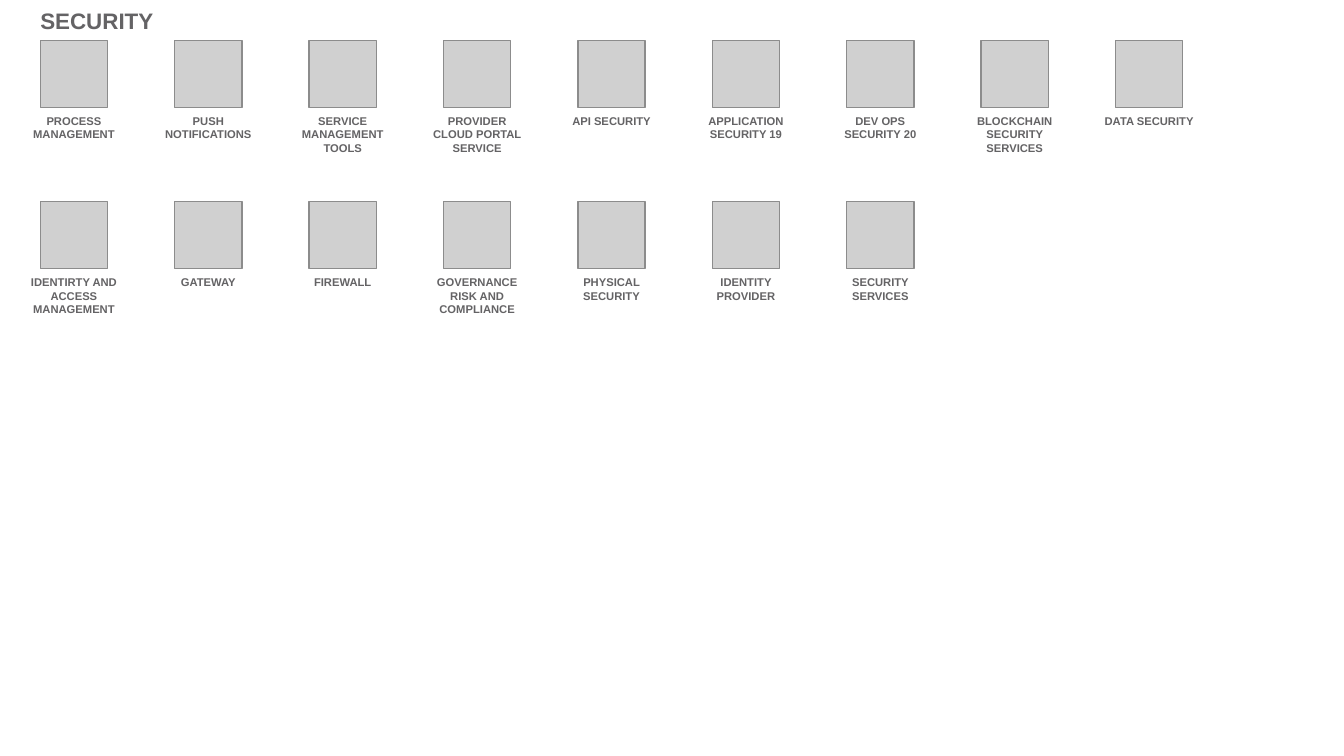
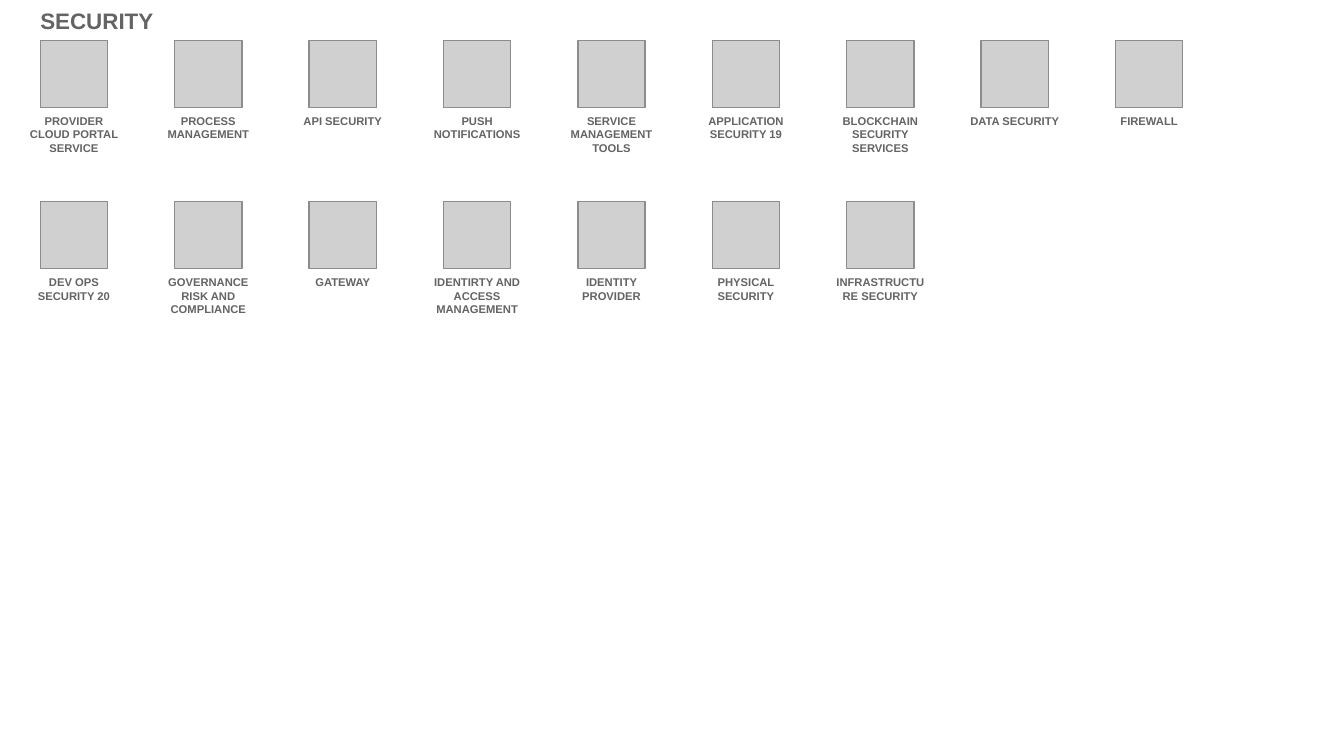
Before and after one commit to l2fprod/myarchitecture, a slide deck: slide 20 of mycatalog-architecture-diagram-template.pptx. Drawn at 1344x756 pixels with LibreOffice and Linux fonts; fonts in the diff are those of the drawing; grey boxes stand for pictures. Boxes give left, top, right and bottom in pixels: in the first picture for what was removed or moved away, otherwise in the second. Text is boxed around its words. In the diff, an @@ line names an element or a change of style, - is before the commit and + after.

Commit message:
new deck

```diff
--- a/mycatalog-architecture-diagram-template.pptx
+++ b/mycatalog-architecture-diagram-template.pptx
@@ text added at (x1=30, y1=117, x2=118, y2=152), 6 pt, text #646365, bold @@
+PROVIDER CLOUD PORTAL SERVICE
@@ text removed at (x1=165, y1=117, x2=251, y2=138) @@
-PUSH NOTIFICATIONS
@@ text at (x1=303, y1=117, x2=382, y2=125): text changed @@
-SERVICE MANAGEMENT TOOLS
+API SECURITY
@@ text at (x1=434, y1=117, x2=520, y2=138): text changed @@
-PROVIDER CLOUD PORTAL SERVICE
+PUSH NOTIFICATIONS
@@ text at (x1=571, y1=117, x2=653, y2=152): text changed @@
-API SECURITY
+SERVICE MANAGEMENT TOOLS
@@ text at (x1=843, y1=117, x2=918, y2=152): text changed @@
-DEV OPS SECURITY 20
+BLOCKCHAIN SECURITY SERVICES
@@ text at (x1=970, y1=117, x2=1059, y2=125): text changed @@
-BLOCKCHAIN SECURITY SERVICES
+DATA SECURITY
@@ text at (x1=1120, y1=117, x2=1177, y2=125): text changed @@
-DATA SECURITY
+FIREWALL
@@ text at (x1=38, y1=278, x2=109, y2=300): text changed @@
-IDENTIRTY AND ACCESS MANAGEMENT
+DEV OPS SECURITY 20
@@ text added at (x1=168, y1=278, x2=248, y2=313), 6 pt, text #646365, bold @@
+GOVERNANCE RISK AND COMPLIANCE
@@ text removed at (x1=314, y1=278, x2=371, y2=286) @@
-FIREWALL
@@ text at (x1=434, y1=278, x2=520, y2=313): text changed @@
-GOVERNANCE RISK AND COMPLIANCE
+IDENTIRTY AND ACCESS MANAGEMENT
@@ text "IDENTITY PROVIDER" moved from (x1=717, y1=278, x2=776, y2=300) to (x1=582, y1=278, x2=641, y2=300) @@
@@ 3 texts moved together from (x1=33, y1=117, x2=640, y2=300) to (x1=168, y1=117, x2=775, y2=300) @@
@@ text at (x1=861, y1=292, x2=918, y2=300): text changed @@
-SECURITY SERVICES
+INFRASTRUCTURE SECURITY
```
Also in this commit, not shown: 13 other slides changed.
